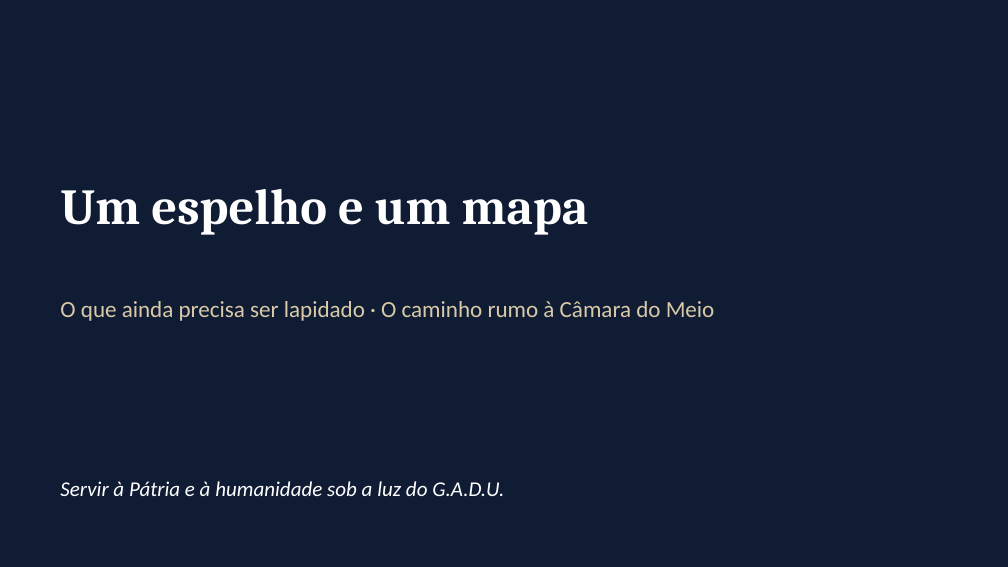
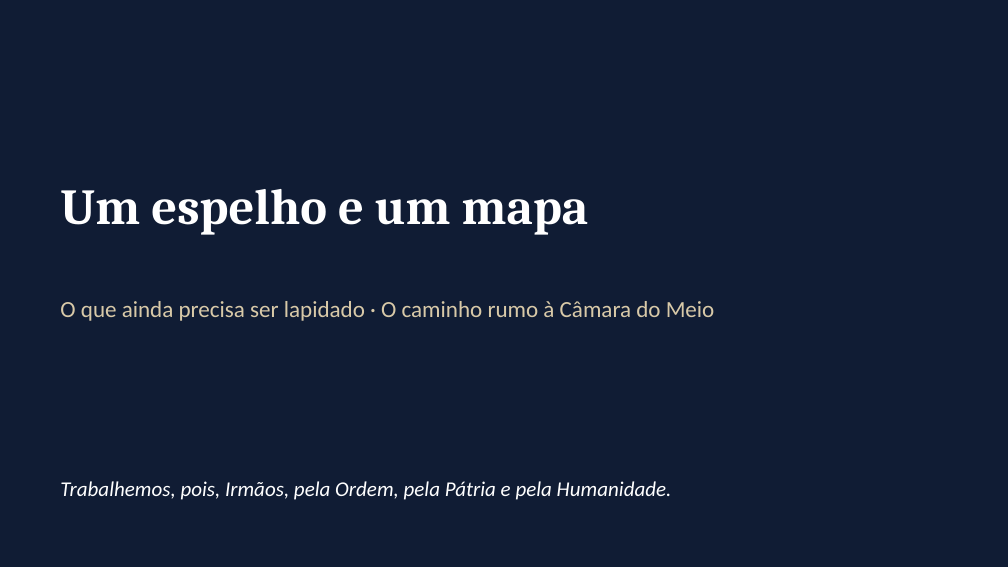
Before and after one commit to Giofm86/Claude, a slide deck: slide 8 of Inc 3/Painel_Companheiro_apresentacao.pptx. Drawn at 1008x567 pixels with LibreOffice and Linux fonts; fonts in the diff are those of the drawing. Boxes give left, top, right and bottom in pixels: in the first picture for what was removed or moved away, otherwise in the second. Text is boxed around its words. In the diff, an @@ line names an element or a change of style, - is before the commit and + after.

```diff
--- a/Inc 3/Painel_Companheiro_apresentacao.pptx
+++ b/Inc 3/Painel_Companheiro_apresentacao.pptx
@@ text at [60,481,672,500]: text changed @@
-Servir à Pátria e à humanidade sob a luz do G.A.D.U.
+Trabalhemos, pois, Irmãos, pela Ordem, pela Pátria e pela Humanidade.
```
Also in this commit, not shown: 2 other slides changed, 1 slide added, 1 slide removed, 4 other files.
